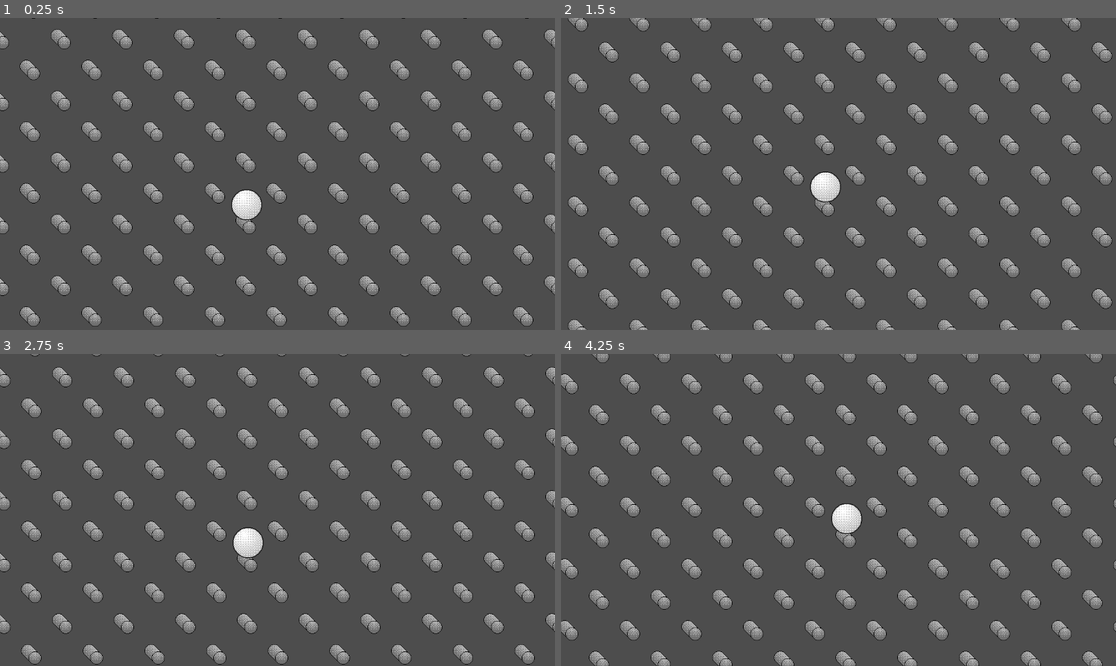
Above: before the commit, frames 1-4 (two rows, left to right).
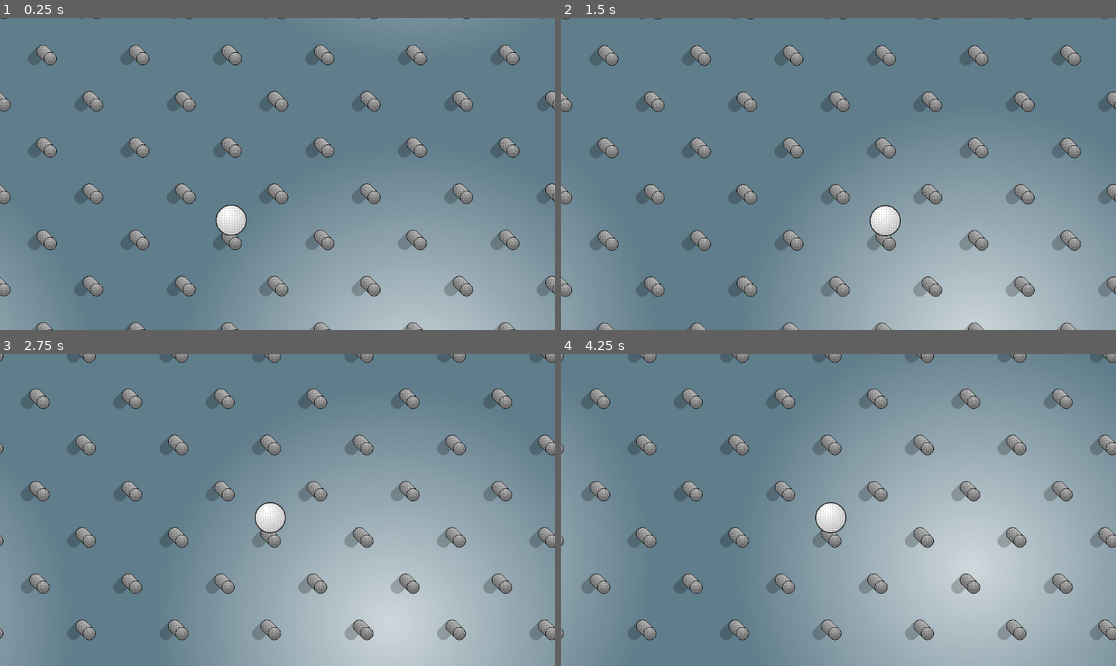
Above: after the commit, the same moments.

Repository: EightLimbed/InfiniPlinko
Game: Godot game, scene res://Main/Game.tscn
Two runs of this game, one before a commit and one after it. Both use one fixed random seed, a clock stepped at 60 frames per second and the inputs below.
Inputs:
- Up to frame 1 (0.25 s): no input
- Up to frame 2 (1.5 s): no input
- Up to frame 3 (2.75 s): no input
- Up to frame 4 (4.25 s): no input

The runs differ from the first frame. In frame 1, 98% of the frame differs, in the area x 0-100%, y 0-100%; in frame 2, 98%; in frame 3, 98%; in frame 4, 98%.

Commit message:
Added Parallax Background, and Peg Shadows

Diff:
--- /dev/null
+++ b/Background/Background.tscn
@@ -0,0 +1,17 @@
+[gd_scene load_steps=2 format=3 uid="uid://cppux85ja6g5i"]
+
+[ext_resource type="Texture2D" uid="uid://ce7gplxnp5o82" path="res://Background/Background1.png" id="1_iiy6h"]
+
+[node name="Background" type="Node2D"]
+z_index = -100
+z_as_relative = false
+
+[node name="ParallaxLayer" type="Parallax2D" parent="."]
+scroll_scale = Vector2(0.5, 0.5)
+repeat_size = Vector2(1152, 1152)
+
+[node name="Background" type="TextureRect" parent="ParallaxLayer"]
+offset_right = 576.0
+offset_bottom = 324.0
+scale = Vector2(2, 2)
+texture = ExtResource("1_iiy6h")
--- a/Ball/Ball.gd
+++ b/Ball/Ball.gd
@@ -13,16 +13,20 @@
 	play("Right")
 
 func _on_animation_finished() -> void:
-	if random.randi_range(0,10) != 0:
-		speed_scale += 0.1
-	else:
-		speed_scale /= 2.0
-	if get_animation() == "Right":
-		position.x += 64
-	if get_animation() == "Left":
-		position.x -= 64
-	position.y += 64
+	position.y += 80
 	if random.randi_range(0,1) == 1:
+		if get_animation() == "Right":
+			position.x += 80
+			speed_scale /= 1.08
+		if get_animation() == "Left":
+			if speed_scale < 4: speed_scale *= 1.1
+			position.x -= 80
 		left()
 	else:
+		if get_animation() == "Right":
+			if speed_scale < 4: speed_scale *= 1.1
+			position.x += 80
+		if get_animation() == "Left":
+			speed_scale /= 1.08
+			position.x -= 80
 		right()
--- a/Ball/Ball.tscn
+++ b/Ball/Ball.tscn
@@ -15,19 +15,37 @@
 
 [node name="Pegs" type="TextureRect" parent="."]
 show_behind_parent = true
-custom_minimum_size = Vector2(1344, 960)
 anchors_preset = 8
 anchor_left = 0.5
 anchor_top = 0.5
 anchor_right = 0.5
 anchor_bottom = 0.5
-offset_left = -768.0
-offset_top = -608.0
-offset_right = 576.0
-offset_bottom = 352.0
+offset_left = -820.0
+offset_top = -588.0
+offset_right = 620.0
+offset_bottom = 380.0
 grow_horizontal = 2
 grow_vertical = 2
 texture = ExtResource("3_lwqi0")
 stretch_mode = 1
 
+[node name="Pegs2" type="TextureRect" parent="."]
+modulate = Color(0, 0, 0, 0.215686)
+show_behind_parent = true
+z_index = -1
+anchors_preset = 8
+anchor_left = 0.5
+anchor_top = 0.5
+anchor_right = 0.5
+anchor_bottom = 0.5
+offset_left = -892.0
+offset_top = -588.0
+offset_right = 548.0
+offset_bottom = 380.0
+grow_horizontal = 2
+grow_vertical = 2
+texture = ExtResource("3_lwqi0")
+stretch_mode = 1
+flip_h = true
+
 [connection signal="animation_finished" from="." to="." method="_on_animation_finished"]
--- a/Ball/GolfBall/GolfBallFrames.tres
+++ b/Ball/GolfBall/GolfBallFrames.tres
@@ -23,6 +23,9 @@
 }, {
 "duration": 1.0,
 "texture": ExtResource("3_mwq43")
+}, {
+"duration": 1.0,
+"texture": ExtResource("3_mwq43")
 }],
 "loop": false,
 "name": &"Right",
--- a/Main/Game.tscn
+++ b/Main/Game.tscn
@@ -1,8 +1,10 @@
-[gd_scene load_steps=2 format=3 uid="uid://c1b08f1mpsqqw"]
+[gd_scene load_steps=3 format=3 uid="uid://c1b08f1mpsqqw"]
 
 [ext_resource type="PackedScene" uid="uid://c0uoscoax8uxu" path="res://Ball/Ball.tscn" id="1_gdh3y"]
+[ext_resource type="PackedScene" uid="uid://cppux85ja6g5i" path="res://Background/Background.tscn" id="2_mydax"]
 
 [node name="Game" type="Node2D"]
 
 [node name="Ball" parent="." instance=ExtResource("1_gdh3y")]
-position = Vector2(516, 55)
+
+[node name="Background" parent="." instance=ExtResource("2_mydax")]
Binary file added: Background/Background1.png
Not shown, changed: Background/Background1.png.import
Not shown: 1 places in Ball/Ball.tscn that only renumber resources
Binary file changed: Ball/GolfBall/GolfBall.png
Not shown, changed: Ball/GolfBall/GolfBall.png.import
Not shown: 1 places in Ball/GolfBall/GolfBallFrames.tres that only renumber resources
Binary file changed: Ball/GolfBall/GolfBallL1.png
Not shown, changed: Ball/GolfBall/GolfBallL1.png.import
Binary file changed: Ball/GolfBall/GolfBallR1.png
Binary file changed: Ball/GolfBall/Pegs.png
Not shown, changed: Ball/GolfBall/Pegs.png.import
